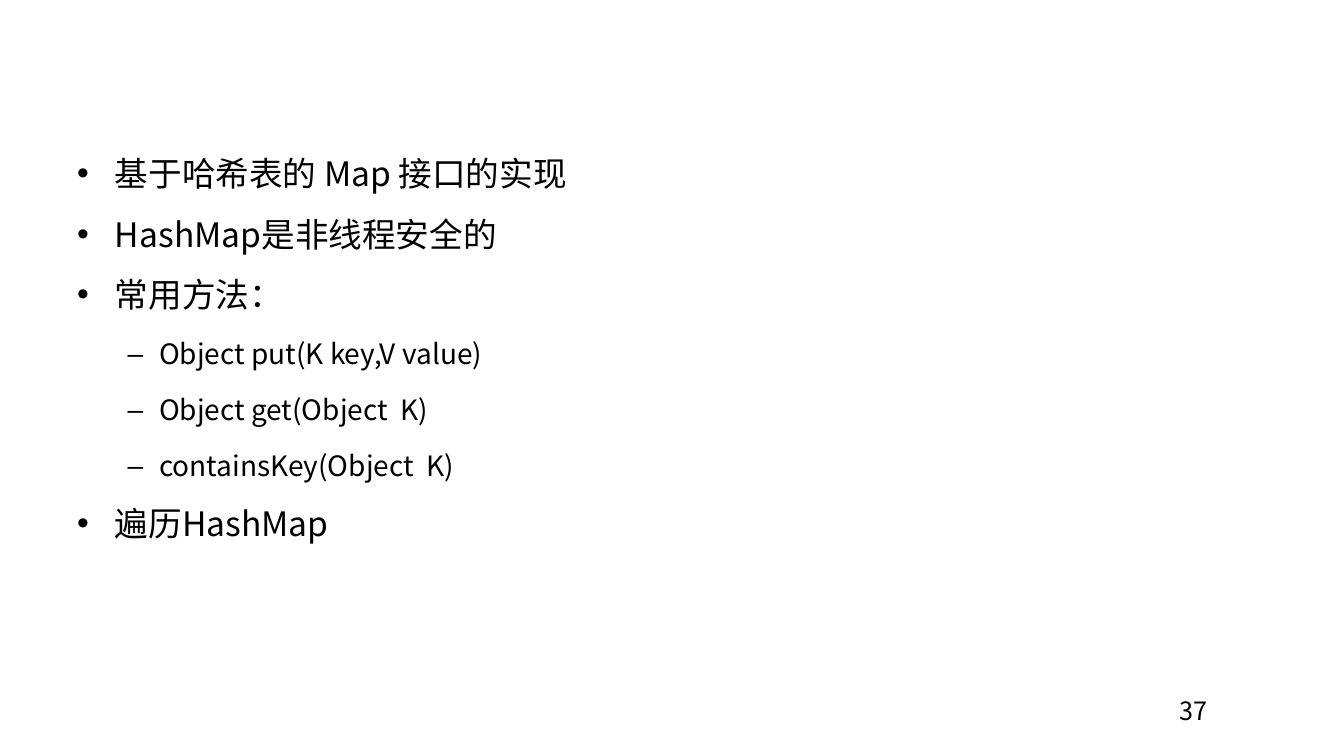
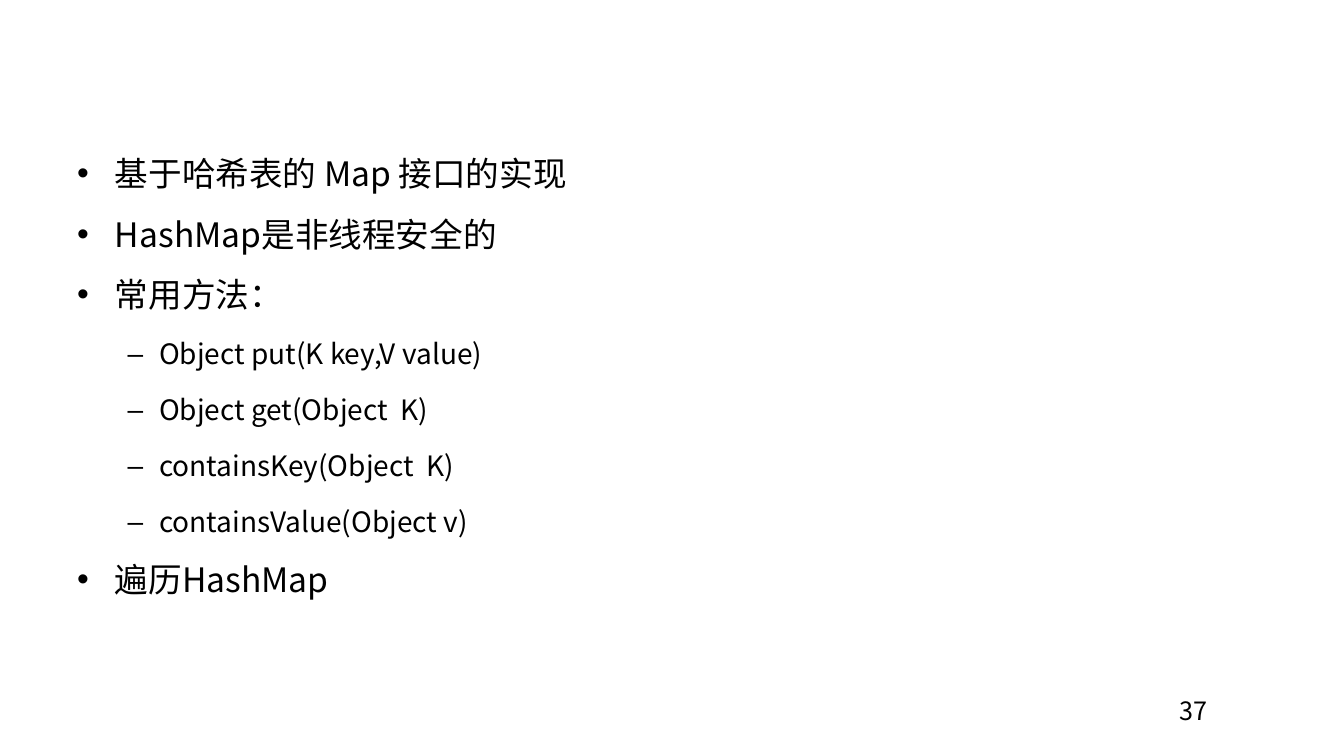
Before and after one commit to edu2act/course-JavaSE-Android, a slide deck: slide 37 of ch12/第12章 容器和泛型.pptx. Drawn at 1344x756 pixels with LibreOffice and Linux fonts; fonts in the diff are those of the drawing; background and template pictures are left out. Boxes give left, top, right and bottom in pixels: in the first picture for what was removed or moved away, otherwise in the second. Text is boxed around its words. In the diff, an @@ line names an element or a change of style, - is before the commit and + after.

```diff
--- a/ch12/第12章 容器和泛型.pptx
+++ b/ch12/第12章 容器和泛型.pptx
@@ text at bbox=[159, 509, 467, 539]: paragraph added @@
+  – containsValue(Object v)
```
Also in this commit, not shown: 11 other slides changed, 21 other files.
